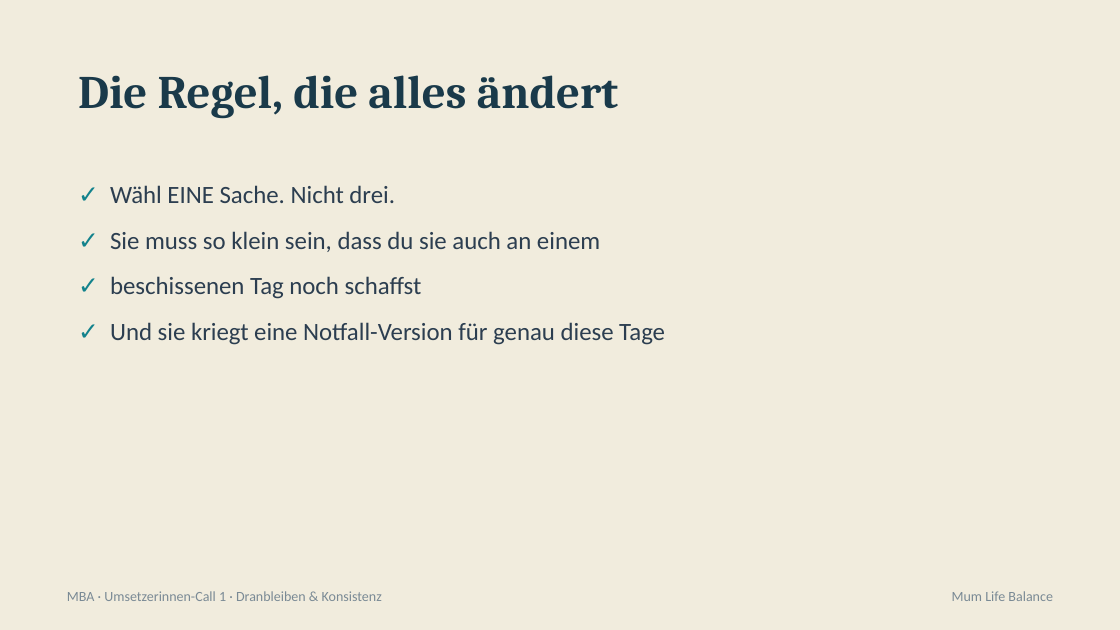
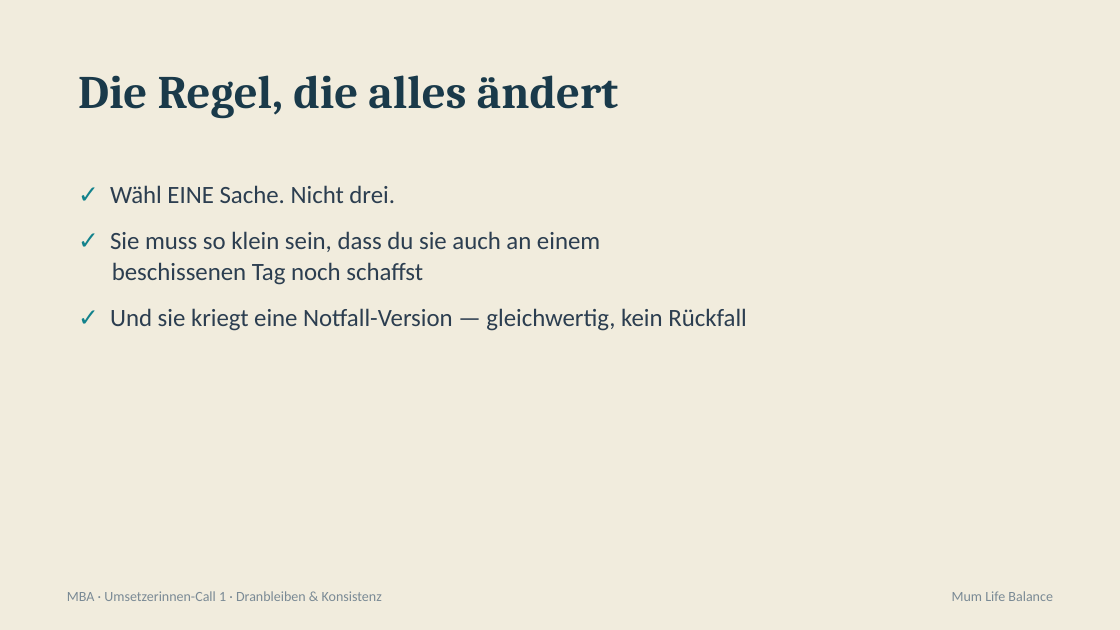
Before and after one commit to pnulmann-hue/mumlifebalance-workspace, a slide deck: slide 16 of outputs/produkte/mba/praesentationen/call-01-dranbleiben.pptx (slide 14 before the commit). Drawn at 1120x630 pixels with LibreOffice and Linux fonts; fonts in the diff are those of the drawing. Boxes give left, top, right and bottom in pixels: in the first picture for what was removed or moved away, otherwise in the second. Text is boxed around its words. In the diff, an @@ line names an element or a change of style, - is before the commit and + after.

```diff
--- a/outputs/produkte/mba/praesentationen/call-01-dranbleiben.pptx
+++ b/outputs/produkte/mba/praesentationen/call-01-dranbleiben.pptx
@@ text at (110,262,747,331): text changed @@
-✓ beschissenen Tag noch schaffst
-✓ Und sie kriegt eine Notfall-Version für genau diese Tage
+beschissenen Tag noch schaffst
+✓ Und sie kriegt eine Notfall-Version — gleichwertig, kein Rückfall
```
Also in this commit, not shown: 3 other slides changed, 2 slides added, 3 other files.
